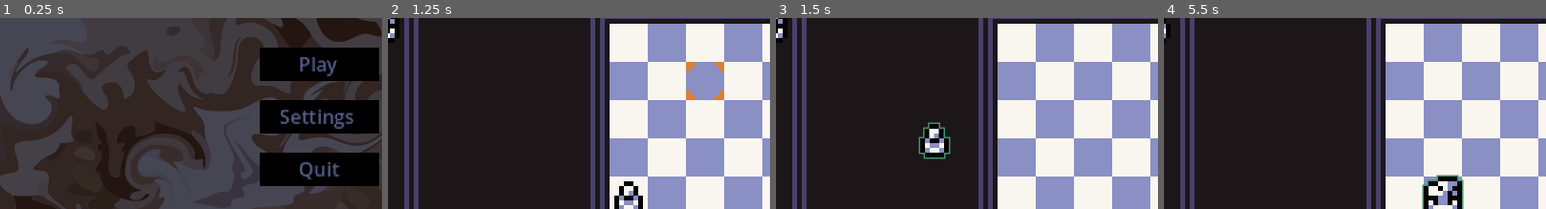
Above: before the commit, frames 1-4 (left to right).
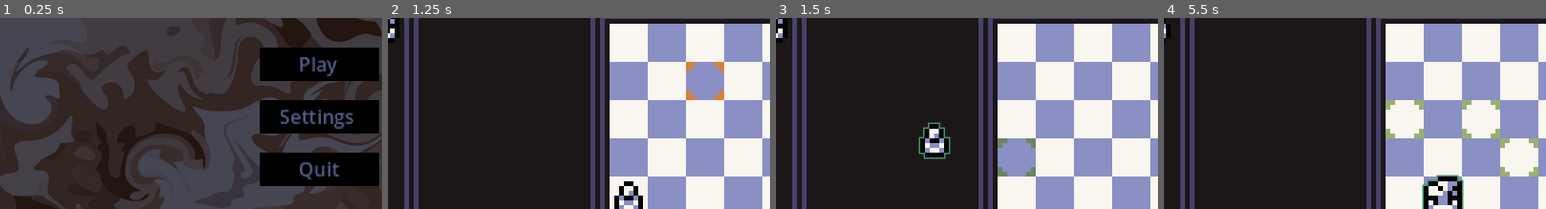
Above: after the commit, the same moments.

Repository: dcmbrk/chess
Game: Godot game, scene res://scenes/main-menu/main_menu.tscn
Same seed, same stepped clock (60 frames per second), same inputs: the game is played once before the commit and once after it.
Inputs (mouse positions are % of the whole screen's width and height, from its top left):
- Up to frame 1 (0.25 s): no input
- Up to frame 2 (1.25 s): click "Play" at 0.5 s
- Up to frame 3 (1.5 s): tap Enter at 1.25 s; drag from (40, 70) to (8, 25) at 1.27 s
- Up to frame 4 (5.5 s): drag from (8, 25) to (45, 70) at 2.02 s; hold Shift 2.78-3.5 s; click (45, 70) at 3.05 s; tap Space at 3.5 s; drag from (8, 25) to (20, 35) at 3.52 s; move the mouse to (80, 65) at 4.27 s; press the mouse at (80, 65) at 4.28 s; tap Ctrl at 4.35 s; release the mouse at (80, 65) at 5 s; tap Enter at 5 s; drag from (20, 35) to (45, 70) at 5.02 s
The pictures show only the part of the screen within x 8-58%, y 24-74%; the shares and areas given below are measured in that part.

Frames 1-2 are identical in both runs. In frame 3, 0.4% of the frame differs, in the area x 58-68%, y 63-83%; in frame 4, 1.1%, in the area x 58-98%, y 43-83%.

Commit message:
Add piece types, move rules, legal move hints and GUT unit tests

Diff:
--- /dev/null
+++ b/chess/components/move_highlighter.gd
@@ -0,0 +1,55 @@
+class_name MoveHighlighter
+extends Node
+
+@export var play_area: PlayArea
+@export var hint_layer: TileMapLayer
+@export var tile: Vector2i
+
+@onready var source_id := play_area.tile_set.get_source_id(0)
+
+
+func _ready() -> void:
+	var units := get_tree().get_nodes_in_group("units")
+	for unit: Unit in units:
+		setup_unit(unit)
+
+
+func setup_unit(unit: Unit) -> void:
+	unit.mouse_entered.connect(_on_unit_mouse_entered.bind(unit))
+	unit.mouse_exited.connect(_on_unit_mouse_exited)
+	unit.drag_and_drop.drag_started.connect(show_moves.bind(unit))
+	unit.drag_and_drop.drag_canceled.connect(clear.unbind(1))
+	unit.drag_and_drop.dropped.connect(clear.unbind(1))
+
+
+func show_moves(unit: Unit) -> void:
+	clear()
+
+	var from := play_area.get_tile_from_global(unit.global_position)
+	if not unit.stats or not play_area.is_tile_in_bounds(from):
+		return
+
+	# The unit may already be removed from the grid by UnitMover.
+	var board := play_area.unit_grid.to_board_state()
+	board.set_piece(from, unit.stats)
+
+	for move in MoveRules.get_legal_moves(board, from):
+		hint_layer.set_cell(move, source_id, tile)
+
+
+func clear() -> void:
+	hint_layer.clear()
+
+
+func _is_any_unit_dragging() -> bool:
+	return get_tree().get_first_node_in_group("dragging") != null
+
+
+func _on_unit_mouse_entered(unit: Unit) -> void:
+	if not _is_any_unit_dragging():
+		show_moves(unit)
+
+
+func _on_unit_mouse_exited() -> void:
+	if not _is_any_unit_dragging():
+		clear()
--- a/chess/components/unit_grid.gd
+++ b/chess/components/unit_grid.gd
@@ -54,3 +54,14 @@
 			unit_array.append(unit)
 
 	return unit_array
+
+
+func to_board_state() -> BoardState:
+	var board := BoardState.new(size)
+
+	for tile: Vector2i in units:
+		var unit := units[tile] as Unit
+		if unit and unit.stats:
+			board.set_piece(tile, unit.stats)
+
+	return board
--- /dev/null
+++ b/chess/core/board_state.gd
@@ -0,0 +1,39 @@
+## Pure data snapshot of a board, used by game rules so they can be
+## tested without any scene nodes.
+## Tile (0, 0) is the top-left corner; WHITE moves towards smaller y.
+class_name BoardState
+extends RefCounted
+
+var size: Vector2i
+
+var _pieces: Dictionary[Vector2i, UnitStats] = {}
+
+
+func _init(board_size: Vector2i) -> void:
+	size = board_size
+
+
+func is_in_bounds(tile: Vector2i) -> bool:
+	return Rect2i(Vector2i.ZERO, size).has_point(tile)
+
+
+func get_piece(tile: Vector2i) -> UnitStats:
+	return _pieces.get(tile)
+
+
+func set_piece(tile: Vector2i, piece: UnitStats) -> void:
+	assert(is_in_bounds(tile), "Tile %s is out of bounds!" % tile)
+
+	if piece:
+		_pieces[tile] = piece
+	else:
+		_pieces.erase(tile)
+
+
+func is_empty(tile: Vector2i) -> bool:
+	return get_piece(tile) == null
+
+
+func is_enemy(tile: Vector2i, team: UnitStats.Team) -> bool:
+	var piece := get_piece(tile)
+	return piece != null and piece.team != team
--- /dev/null
+++ b/chess/core/move_rules.gd
@@ -0,0 +1,90 @@
+## Chess movement rules for every piece type.
+## Not implemented yet: double pawn step, promotion, castling, en passant, check.
+class_name MoveRules
+extends RefCounted
+
+const ORTHOGONAL: Array[Vector2i] = [
+	Vector2i.UP, Vector2i.DOWN, Vector2i.LEFT, Vector2i.RIGHT,
+]
+const DIAGONAL: Array[Vector2i] = [
+	Vector2i(-1, -1), Vector2i(1, -1), Vector2i(-1, 1), Vector2i(1, 1),
+]
+const ALL_DIRECTIONS: Array[Vector2i] = [
+	Vector2i.UP, Vector2i.DOWN, Vector2i.LEFT, Vector2i.RIGHT,
+	Vector2i(-1, -1), Vector2i(1, -1), Vector2i(-1, 1), Vector2i(1, 1),
+]
+const KNIGHT_OFFSETS: Array[Vector2i] = [
+	Vector2i(1, -2), Vector2i(2, -1), Vector2i(2, 1), Vector2i(1, 2),
+	Vector2i(-1, 2), Vector2i(-2, 1), Vector2i(-2, -1), Vector2i(-1, -2),
+]
+
+
+static func get_legal_moves(board: BoardState, from: Vector2i) -> Array[Vector2i]:
+	var piece := board.get_piece(from)
+
+	if not piece:
+		return []
+
+	match piece.type:
+		UnitStats.Type.PAWN:
+			return _get_pawn_moves(board, from, piece.team)
+		UnitStats.Type.KNIGHT:
+			return _get_step_moves(board, from, piece.team, KNIGHT_OFFSETS)
+		UnitStats.Type.BISHOP:
+			return _get_slide_moves(board, from, piece.team, DIAGONAL)
+		UnitStats.Type.ROOK:
+			return _get_slide_moves(board, from, piece.team, ORTHOGONAL)
+		UnitStats.Type.QUEEN:
+			return _get_slide_moves(board, from, piece.team, ALL_DIRECTIONS)
+		UnitStats.Type.KING:
+			return _get_step_moves(board, from, piece.team, ALL_DIRECTIONS)
+
+	return []
+
+
+static func get_forward(team: UnitStats.Team) -> Vector2i:
+	return Vector2i.UP if team == UnitStats.Team.WHITE else Vector2i.DOWN
+
+
+static func _can_land_on(board: BoardState, tile: Vector2i, team: UnitStats.Team) -> bool:
+	return board.is_in_bounds(tile) and (board.is_empty(tile) or board.is_enemy(tile, team))
+
+
+static func _get_pawn_moves(board: BoardState, from: Vector2i, team: UnitStats.Team) -> Array[Vector2i]:
+	var moves: Array[Vector2i] = []
+	var forward := get_forward(team)
+
+	var ahead := from + forward
+	if board.is_in_bounds(ahead) and board.is_empty(ahead):
+		moves.append(ahead)
+
+	for side: Vector2i in [Vector2i.LEFT, Vector2i.RIGHT]:
+		var capture := from + forward + side
+		if board.is_in_bounds(capture) and board.is_enemy(capture, team):
+			moves.append(capture)
+
+	return moves
+
+
+static func _get_step_moves(board: BoardState, from: Vector2i, team: UnitStats.Team, offsets: Array[Vector2i]) -> Array[Vector2i]:
+	var moves: Array[Vector2i] = []
+
+	for offset in offsets:
+		if _can_land_on(board, from + offset, team):
+			moves.append(from + offset)
+
+	return moves
+
+
+static func _get_slide_moves(board: BoardState, from: Vector2i, team: UnitStats.Team, directions: Array[Vector2i]) -> Array[Vector2i]:
+	var moves: Array[Vector2i] = []
+
+	for direction in directions:
+		var tile := from + direction
+		while _can_land_on(board, tile, team):
+			moves.append(tile)
+			if not board.is_empty(tile):
+				break
+			tile += direction
+
+	return moves
--- a/chess/data/pieces/black_pawn.tres
+++ b/chess/data/pieces/black_pawn.tres
@@ -4,4 +4,5 @@
 
 [resource]
 script = ExtResource("1_opkba")
+team = 1
 metadata/_custom_type_script = "uid://dk0xr1hpopjyi"
--- a/chess/data/pieces/unit_stats.gd
+++ b/chess/data/pieces/unit_stats.gd
@@ -1,4 +1,9 @@
 class_name UnitStats
 extends Resource
 
+enum Type { PAWN, KNIGHT, BISHOP, ROOK, QUEEN, KING }
+enum Team { WHITE, BLACK }
+
+@export var type: Type
+@export var team: Team
 @export var skin_coordinates: Vector2i
--- a/chess/data/pieces/white_knight.tres
+++ b/chess/data/pieces/white_knight.tres
@@ -4,5 +4,6 @@
 
 [resource]
 script = ExtResource("1_mwxdd")
+type = 1
 skin_coordinates = Vector2i(2, 2)
 metadata/_custom_type_script = "uid://dk0xr1hpopjyi"
--- a/chess/project.godot
+++ b/chess/project.godot
@@ -45,3 +45,7 @@
 
 textures/canvas_textures/default_texture_filter=0
 rendering_device/driver.windows="d3d12"
+
+[editor_plugins]
+
+enabled=PackedStringArray("res://addons/gut/plugin.cfg")
--- a/chess/scenes/arena/arena.gd
+++ b/chess/scenes/arena/arena.gd
@@ -7,6 +7,8 @@
 
 @onready var unit_mover: UnitMover = $UnitMover
 @onready var unit_spawner: UnitSpawner = $UnitSpawner
+@onready var move_highlighter: MoveHighlighter = $MoveHighlighter
 
 func _ready() -> void:
 	unit_spawner.unit_spawned.connect(unit_mover.setup_unit)
+	unit_spawner.unit_spawned.connect(move_highlighter.setup_unit)
--- a/chess/scenes/arena/arena.tscn
+++ b/chess/scenes/arena/arena.tscn
@@ -9,6 +9,7 @@
 [ext_resource type="Resource" uid="uid://m82e80nd41rv" path="res://data/pieces/white_knight.tres" id="7_ii07k"]
 [ext_resource type="Script" uid="uid://cmjxdk0g3g2pg" path="res://components/unit_mover.gd" id="7_u52cf"]
 [ext_resource type="Script" uid="uid://c3kvvpgst77kx" path="res://components/unit_spawner.gd" id="9_6w4xk"]
+[ext_resource type="Script" uid="uid://wopted37y6qy" path="res://components/move_highlighter.gd" id="10_mvhl"]
 
 [node name="Arena" type="Node2D" unique_id=392534286]
 script = ExtResource("1_8trdl")
@@ -43,6 +44,10 @@
 highlight_layer = NodePath("../Highlight")
 tile = Vector2i(11, 0)
 metadata/_custom_type_script = "uid://c3w2pswmywe0l"
+
+[node name="MoveHints" type="TileMapLayer" parent="Board"]
+modulate = Color(0.4, 1, 0.5, 0.6)
+tile_set = ExtResource("1_1qjuf")
 
 [node name="BoardUnitGrid" type="Node2D" parent="Board" unique_id=1325008972]
 script = ExtResource("4_aj7ud")
@@ -100,6 +105,13 @@
 play_areas = [NodePath("../Board"), NodePath("../Bench")]
 metadata/_custom_type_script = "uid://cmjxdk0g3g2pg"
 
+[node name="MoveHighlighter" type="Node" parent="." node_paths=PackedStringArray("play_area", "hint_layer")]
+script = ExtResource("10_mvhl")
+play_area = NodePath("../Board")
+hint_layer = NodePath("../Board/MoveHints")
+tile = Vector2i(11, 0)
+metadata/_custom_type_script = "uid://wopted37y6qy"
+
 [node name="UnitSpawner" type="Node" parent="." unique_id=750164866 node_paths=PackedStringArray("bench", "game_area")]
 script = ExtResource("9_6w4xk")
 bench = NodePath("../Bench")
--- /dev/null
+++ b/chess/test/helpers/piece_factory.gd
@@ -0,0 +1,16 @@
+class_name PieceFactory
+extends RefCounted
+
+
+static func make(type: UnitStats.Type, team := UnitStats.Team.WHITE) -> UnitStats:
+	var piece := UnitStats.new()
+	piece.type = type
+	piece.team = team
+	return piece
+
+
+static func board_with(pieces: Dictionary, size := Vector2i(5, 5)) -> BoardState:
+	var board := BoardState.new(size)
+	for tile: Vector2i in pieces:
+		board.set_piece(tile, pieces[tile])
+	return board
--- /dev/null
+++ b/chess/test/unit/test_board_state.gd
@@ -0,0 +1,46 @@
+extends GutTest
+
+const Type := UnitStats.Type
+const Team := UnitStats.Team
+
+var board: BoardState
+
+
+func before_each() -> void:
+	board = BoardState.new(Vector2i(5, 5))
+
+
+func test_is_in_bounds() -> void:
+	assert_true(board.is_in_bounds(Vector2i(0, 0)))
+	assert_true(board.is_in_bounds(Vector2i(4, 4)))
+	assert_false(board.is_in_bounds(Vector2i(5, 0)))
+	assert_false(board.is_in_bounds(Vector2i(0, 5)))
+	assert_false(board.is_in_bounds(Vector2i(-1, 2)))
+
+
+func test_new_board_is_empty() -> void:
+	assert_true(board.is_empty(Vector2i(2, 2)))
+	assert_null(board.get_piece(Vector2i(2, 2)))
+
+
+func test_set_and_get_piece() -> void:
+	var pawn := PieceFactory.make(Type.PAWN)
+	board.set_piece(Vector2i(1, 3), pawn)
+
+	assert_eq(board.get_piece(Vector2i(1, 3)), pawn)
+	assert_false(board.is_empty(Vector2i(1, 3)))
+
+
+func test_set_null_removes_piece() -> void:
+	board.set_piece(Vector2i(1, 3), PieceFactory.make(Type.PAWN))
+	board.set_piece(Vector2i(1, 3), null)
+
+	assert_true(board.is_empty(Vector2i(1, 3)))
+
+
+func test_is_enemy() -> void:
+	board.set_piece(Vector2i(0, 0), PieceFactory.make(Type.PAWN, Team.BLACK))
+
+	assert_true(board.is_enemy(Vector2i(0, 0), Team.WHITE))
+	assert_false(board.is_enemy(Vector2i(0, 0), Team.BLACK))
+	assert_false(board.is_enemy(Vector2i(1, 1), Team.WHITE), "empty tile is not an enemy")
--- /dev/null
+++ b/chess/test/unit/test_move_highlighter.gd
@@ -0,0 +1,83 @@
+extends GutTest
+
+const ARENA = preload("res://scenes/arena/arena.tscn")
+const UNIT = preload("res://scenes/unit/unit.tscn")
+const BLACK_PAWN = preload("res://data/pieces/black_pawn.tres")
+
+var arena: Arena
+var board: PlayArea
+var highlighter: MoveHighlighter
+var hints: TileMapLayer
+
+
+func before_each() -> void:
+	arena = ARENA.instantiate()
+	add_child_autofree(arena)
+	board = arena.get_node("Board")
+	highlighter = arena.get_node("MoveHighlighter")
+	hints = board.get_node("MoveHints")
+
+
+func _place_unit(tile: Vector2i, stats: UnitStats) -> Unit:
+	var unit: Unit = UNIT.instantiate()
+	board.unit_grid.add_child(unit)
+	unit.stats = stats
+	unit.global_position = board.get_global_from_tile(tile)
+	board.unit_grid.add_unit(tile, unit)
+	highlighter.setup_unit(unit)
+	return unit
+
+
+func test_show_moves_highlights_legal_tiles() -> void:
+	var pawn := _place_unit(Vector2i(2, 2), BLACK_PAWN)
+
+	highlighter.show_moves(pawn)
+
+	assert_eq(hints.get_used_cells(), [Vector2i(2, 3)] as Array[Vector2i])
+
+
+func test_clear_removes_hints() -> void:
+	var pawn := _place_unit(Vector2i(2, 2), BLACK_PAWN)
+	highlighter.show_moves(pawn)
+
+	highlighter.clear()
+
+	assert_eq(hints.get_used_cells().size(), 0)
+
+
+func test_unit_outside_board_shows_nothing() -> void:
+	var pawn := _place_unit(Vector2i(2, 2), BLACK_PAWN)
+	pawn.global_position = board.get_global_from_tile(Vector2i(-3, 0))
+
+	highlighter.show_moves(pawn)
+
+	assert_eq(hints.get_used_cells().size(), 0)
+
+
+func test_hover_shows_moves() -> void:
+	var pawn := _place_unit(Vector2i(2, 2), BLACK_PAWN)
+
+	pawn.mouse_entered.emit()
+
+	assert_eq(hints.get_used_cells(), [Vector2i(2, 3)] as Array[Vector2i])
+
+
+func test_unhover_clears_moves() -> void:
+	var pawn := _place_unit(Vector2i(2, 2), BLACK_PAWN)
+	pawn.mouse_entered.emit()
+
+	pawn.mouse_exited.emit()
+
+	assert_eq(hints.get_used_cells().size(), 0)
+
+
+func test_hover_is_ignored_while_another_unit_is_dragged() -> void:
+	var dragged := _place_unit(Vector2i(2, 2), BLACK_PAWN)
+	var other := _place_unit(Vector2i(0, 0), BLACK_PAWN)
+	dragged.add_to_group("dragging")
+	highlighter.show_moves(dragged)
+
+	other.mouse_entered.emit()
+	other.mouse_exited.emit()
+
+	assert_eq(hints.get_used_cells(), [Vector2i(2, 3)] as Array[Vector2i])
--- /dev/null
+++ b/chess/test/unit/test_move_rules.gd
@@ -0,0 +1,163 @@
+extends GutTest
+
+const Type := UnitStats.Type
+const Team := UnitStats.Team
+const CENTER := Vector2i(2, 2)
+
+
+func _moves(pieces: Dictionary, from: Vector2i) -> Array[Vector2i]:
+	var moves := MoveRules.get_legal_moves(PieceFactory.board_with(pieces), from)
+	moves.sort()
+	return moves
+
+
+func _sorted(tiles: Array[Vector2i]) -> Array[Vector2i]:
+	var copy := tiles.duplicate()
+	copy.sort()
+	return copy
+
+
+func test_empty_tile_has_no_moves() -> void:
+	assert_eq(_moves({}, CENTER), [] as Array[Vector2i])
+
+
+func test_forward_direction() -> void:
+	assert_eq(MoveRules.get_forward(Team.WHITE), Vector2i.UP)
+	assert_eq(MoveRules.get_forward(Team.BLACK), Vector2i.DOWN)
+
+
+# --- Pawn ---
+
+func test_white_pawn_moves_up_one_tile() -> void:
+	var moves := _moves({CENTER: PieceFactory.make(Type.PAWN, Team.WHITE)}, CENTER)
+	assert_eq(moves, [Vector2i(2, 1)] as Array[Vector2i])
+
+
+func test_black_pawn_moves_down_one_tile() -> void:
+	var moves := _moves({CENTER: PieceFactory.make(Type.PAWN, Team.BLACK)}, CENTER)
+	assert_eq(moves, [Vector2i(2, 3)] as Array[Vector2i])
+
+
+func test_pawn_is_blocked_by_any_piece_ahead() -> void:
+	var pawn := PieceFactory.make(Type.PAWN)
+
+	var blocked_by_ally := _moves({CENTER: pawn, Vector2i(2, 1): PieceFactory.make(Type.ROOK)}, CENTER)
+	var blocked_by_enemy := _moves({CENTER: pawn, Vector2i(2, 1): PieceFactory.make(Type.ROOK, Team.BLACK)}, CENTER)
+
+	assert_eq(blocked_by_ally, [] as Array[Vector2i])
+	assert_eq(blocked_by_enemy, [] as Array[Vector2i])
+
+
+func test_pawn_captures_diagonally_only_enemies() -> void:
+	var moves := _moves({
+		CENTER: PieceFactory.make(Type.PAWN),
+		Vector2i(1, 1): PieceFactory.make(Type.PAWN, Team.BLACK),
+		Vector2i(3, 1): PieceFactory.make(Type.PAWN, Team.WHITE),
+	}, CENTER)
+
+	assert_eq(moves, _sorted([Vector2i(1, 1), Vector2i(2, 1)]))
+
+
+func test_pawn_on_last_row_has_no_moves() -> void:
+	var moves := _moves({Vector2i(2, 0): PieceFactory.make(Type.PAWN)}, Vector2i(2, 0))
+	assert_eq(moves, [] as Array[Vector2i])
+
+
+# --- Knight ---
+
+func test_knight_in_center_has_eight_moves() -> void:
+	var moves := _moves({CENTER: PieceFactory.make(Type.KNIGHT)}, CENTER)
+	assert_eq(moves.size(), 8)
+
+
+func test_knight_in_corner_has_two_moves() -> void:
+	var moves := _moves({Vector2i(0, 4): PieceFactory.make(Type.KNIGHT)}, Vector2i(0, 4))
+	assert_eq(moves, _sorted([Vector2i(1, 2), Vector2i(2, 3)]))
+
+
+func test_knight_jumps_over_pieces_but_not_onto_allies() -> void:
+	var pieces := {CENTER: PieceFactory.make(Type.KNIGHT)}
+	for direction in MoveRules.ALL_DIRECTIONS:
+		pieces[CENTER + direction] = PieceFactory.make(Type.PAWN)
+	pieces[Vector2i(3, 0)] = PieceFactory.make(Type.PAWN, Team.WHITE)
+	pieces[Vector2i(1, 0)] = PieceFactory.make(Type.PAWN, Team.BLACK)
+
+	var moves := _moves(pieces, CENTER)
+
+	assert_eq(moves.size(), 7)
+	assert_does_not_have(moves, Vector2i(3, 0))
+	assert_has(moves, Vector2i(1, 0))
+
+
+# --- Bishop ---
+
+func test_bishop_in_center_covers_both_diagonals() -> void:
+	var moves := _moves({CENTER: PieceFactory.make(Type.BISHOP)}, CENTER)
+	assert_eq(moves, _sorted([
+		Vector2i(0, 0), Vector2i(1, 1), Vector2i(3, 3), Vector2i(4, 4),
+		Vector2i(4, 0), Vector2i(3, 1), Vector2i(1, 3), Vector2i(0, 4),
+	]))
+
+
+func test_bishop_stops_before_ally_and_on_enemy() -> void:
+	var moves := _moves({
+		CENTER: PieceFactory.make(Type.BISHOP),
+		Vector2i(1, 1): PieceFactory.make(Type.PAWN, Team.WHITE),
+		Vector2i(3, 3): PieceFactory.make(Type.PAWN, Team.BLACK),
+	}, CENTER)
+
+	assert_eq(moves, _sorted([
+		Vector2i(3, 3),
+		Vector2i(4, 0), Vector2i(3, 1), Vector2i(1, 3), Vector2i(0, 4),
+	]))
+
+
+# --- Rook ---
+
+func test_rook_in_center_has_eight_moves() -> void:
+	var moves := _moves({CENTER: PieceFactory.make(Type.ROOK)}, CENTER)
+	assert_eq(moves, _sorted([
+		Vector2i(2, 0), Vector2i(2, 1), Vector2i(2, 3), Vector2i(2, 4),
+		Vector2i(0, 2), Vector2i(1, 2), Vector2i(3, 2), Vector2i(4, 2),
+	]))
+
+
+func test_rook_cannot_pass_through_enemy() -> void:
+	var moves := _moves({
+		Vector2i(0, 4): PieceFactory.make(Type.ROOK),
+		Vector2i(0, 2): PieceFactory.make(Type.PAWN, Team.BLACK),
+	}, Vector2i(0, 4))
+
+	assert_has(moves, Vector2i(0, 2))
+	assert_does_not_have(moves, Vector2i(0, 1))
+	assert_does_not_have(moves, Vector2i(0, 0))
+
+
+# --- Queen ---
+
+func test_queen_in_center_has_sixteen_moves() -> void:
+	var moves := _moves({CENTER: PieceFactory.make(Type.QUEEN)}, CENTER)
+	assert_eq(moves.size(), 16)
+
+
+# --- King ---
+
+func test_king_in_center_has_eight_moves() -> void:
+	var moves := _moves({CENTER: PieceFactory.make(Type.KING)}, CENTER)
+	assert_eq(moves.size(), 8)
+
+
+func test_king_in_corner_has_three_moves() -> void:
+	var moves := _moves({Vector2i(4, 4): PieceFactory.make(Type.KING)}, Vector2i(4, 4))
+	assert_eq(moves, _sorted([Vector2i(3, 3), Vector2i(3, 4), Vector2i(4, 3)]))
+
+
+func test_king_can_capture_enemy_but_not_ally() -> void:
+	var moves := _moves({
+		CENTER: PieceFactory.make(Type.KING),
+		Vector2i(2, 1): PieceFactory.make(Type.PAWN, Team.BLACK),
+		Vector2i(2, 3): PieceFactory.make(Type.PAWN, Team.WHITE),
+	}, CENTER)
+
+	assert_has(moves, Vector2i(2, 1))
+	assert_does_not_have(moves, Vector2i(2, 3))
--- /dev/null
+++ b/chess/test/unit/test_unit_grid.gd
@@ -0,0 +1,43 @@
+extends GutTest
+
+const UNIT = preload("res://scenes/unit/unit.tscn")
+const WHITE_KNIGHT = preload("res://data/pieces/white_knight.tres")
+const BLACK_PAWN = preload("res://data/pieces/black_pawn.tres")
+
+var grid: UnitGrid
+
+
+func before_each() -> void:
+	grid = UnitGrid.new()
+	grid.size = Vector2i(5, 5)
+	add_child_autofree(grid)
+
+
+func _add_unit(tile: Vector2i, stats: UnitStats) -> Unit:
+	var unit: Unit = UNIT.instantiate()
+	grid.add_child(unit)
+	unit.stats = stats
+	grid.add_unit(tile, unit)
+	return unit
+
+
+func test_to_board_state_copies_size() -> void:
+	assert_eq(grid.to_board_state().size, Vector2i(5, 5))
+
+
+func test_to_board_state_copies_units() -> void:
+	_add_unit(Vector2i(1, 4), WHITE_KNIGHT)
+	_add_unit(Vector2i(3, 0), BLACK_PAWN)
+
+	var board := grid.to_board_state()
+
+	assert_eq(board.get_piece(Vector2i(1, 4)), WHITE_KNIGHT)
+	assert_eq(board.get_piece(Vector2i(3, 0)), BLACK_PAWN)
+	assert_true(board.is_empty(Vector2i(2, 2)))
+
+
+func test_piece_resources_have_correct_type_and_team() -> void:
+	assert_eq(WHITE_KNIGHT.type, UnitStats.Type.KNIGHT)
+	assert_eq(WHITE_KNIGHT.team, UnitStats.Team.WHITE)
+	assert_eq(BLACK_PAWN.type, UnitStats.Type.PAWN)
+	assert_eq(BLACK_PAWN.team, UnitStats.Team.BLACK)
Not shown, added: chess/.gutconfig.json
Not shown, added: chess/addons/gut/GutScene.gd
Not shown, added: chess/addons/gut/GutScene.gd.uid
Not shown, added: chess/addons/gut/GutScene.tscn
Not shown, added: chess/addons/gut/UserFileViewer.gd
Not shown, added: chess/addons/gut/UserFileViewer.gd.uid
Not shown, added: chess/addons/gut/UserFileViewer.tscn
Not shown, added: chess/addons/gut/autofree.gd
Not shown, added: chess/addons/gut/autofree.gd.uid
Not shown, added: chess/addons/gut/awaiter.gd
Not shown, added: chess/addons/gut/awaiter.gd.uid
Not shown, added: chess/addons/gut/cli/change_project_warnings.gd
(and 254 more such lines)
